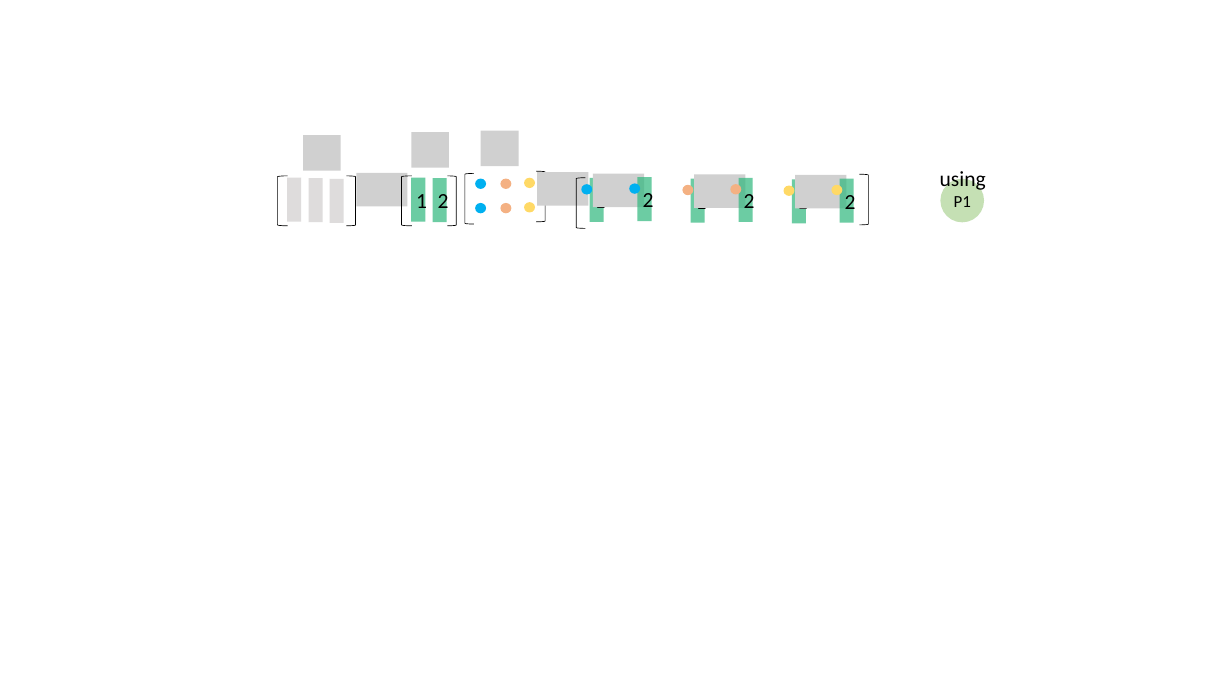
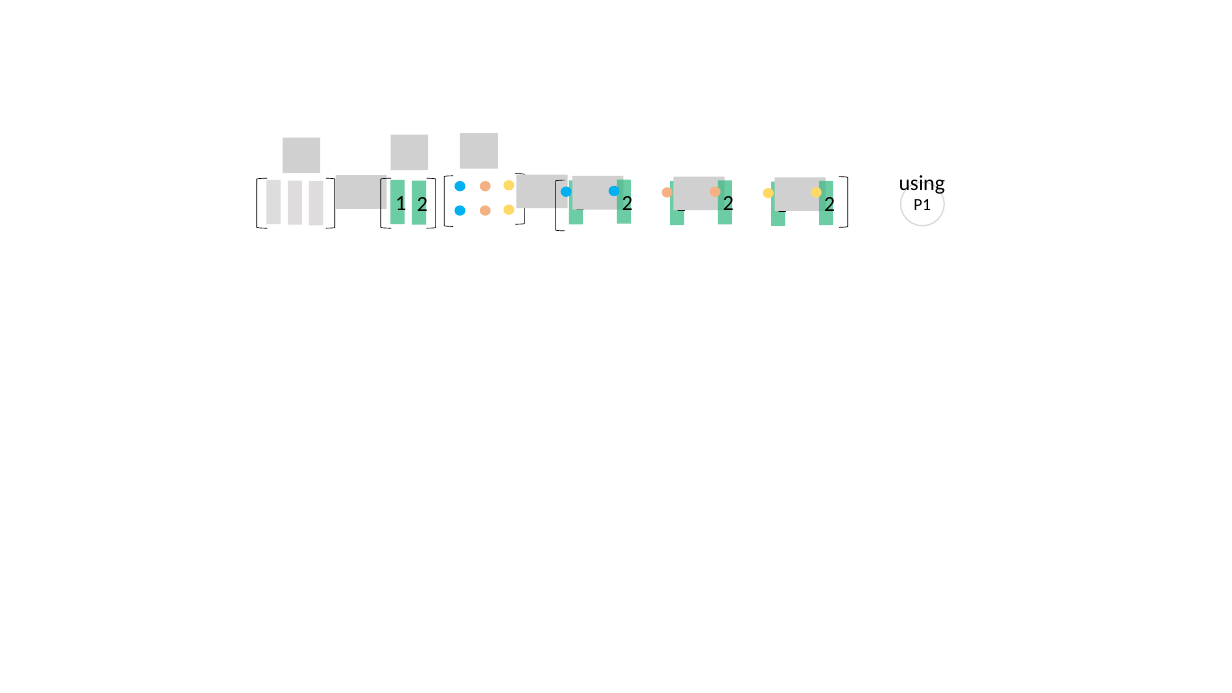
Before and after one commit to kenjihiranabe/The-Art-of-Linear-Algebra, a slide deck: slide 36 of Illustrations.pptx (slide 13 before the commit). Drawn at 1232x693 pixels with LibreOffice and Linux fonts; fonts in the diff are those of the drawing; grey boxes stand for pictures. Boxes give left, top, right and bottom in pixels: in the first picture for what was removed or moved away, otherwise in the second. Text is boxed around its words. In the diff, an @@ line names an element or a change of style, - is before the commit and + after.

```diff
--- a/Illustrations.pptx
+++ b/Illustrations.pptx
@@ 6 rectangles, 6 left brackets, 4 ellipses, 3 pictures: place and size @@
-6 rectangles, 6 left brackets, 4 ellipses, 3 pictures at (277, 174, 869, 226)
+6 rectangles, 6 left brackets, 4 ellipses, 3 pictures at (257, 176, 848, 228)
@@ text "using" rewrapped from (940, 168, 986, 192) to (899, 175, 945, 194) @@
@@ 8 ellipses, 5 pictures, 5 rectangles, 2 left brackets: place and size @@
-8 ellipses, 5 pictures, 5 rectangles, 2 left brackets at (287, 130, 854, 228)
+8 ellipses, 5 pictures, 5 rectangles, 2 left brackets at (266, 133, 833, 231)
@@ ellipse "P1": place and size @@
-ellipse "P1" at (941, 178, 984, 222)
+ellipse "P1" at (901, 182, 945, 226)
@@ ellipse "P1" at (901, 182, 945, 226): fill #C5E0B4 to none; outline none to #D9D9D9 1 pt @@
```
Also in this commit, not shown: 15 other slides changed, 23 slides added, 6 other files.
